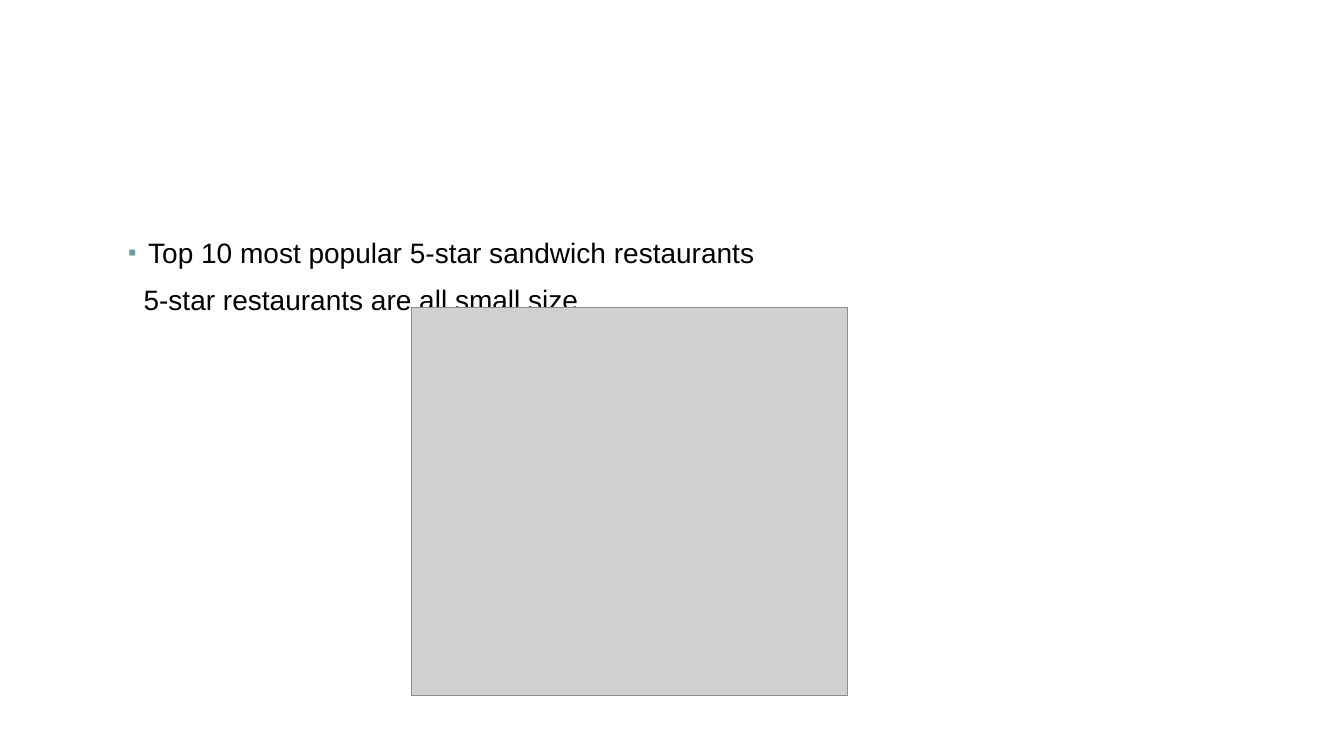
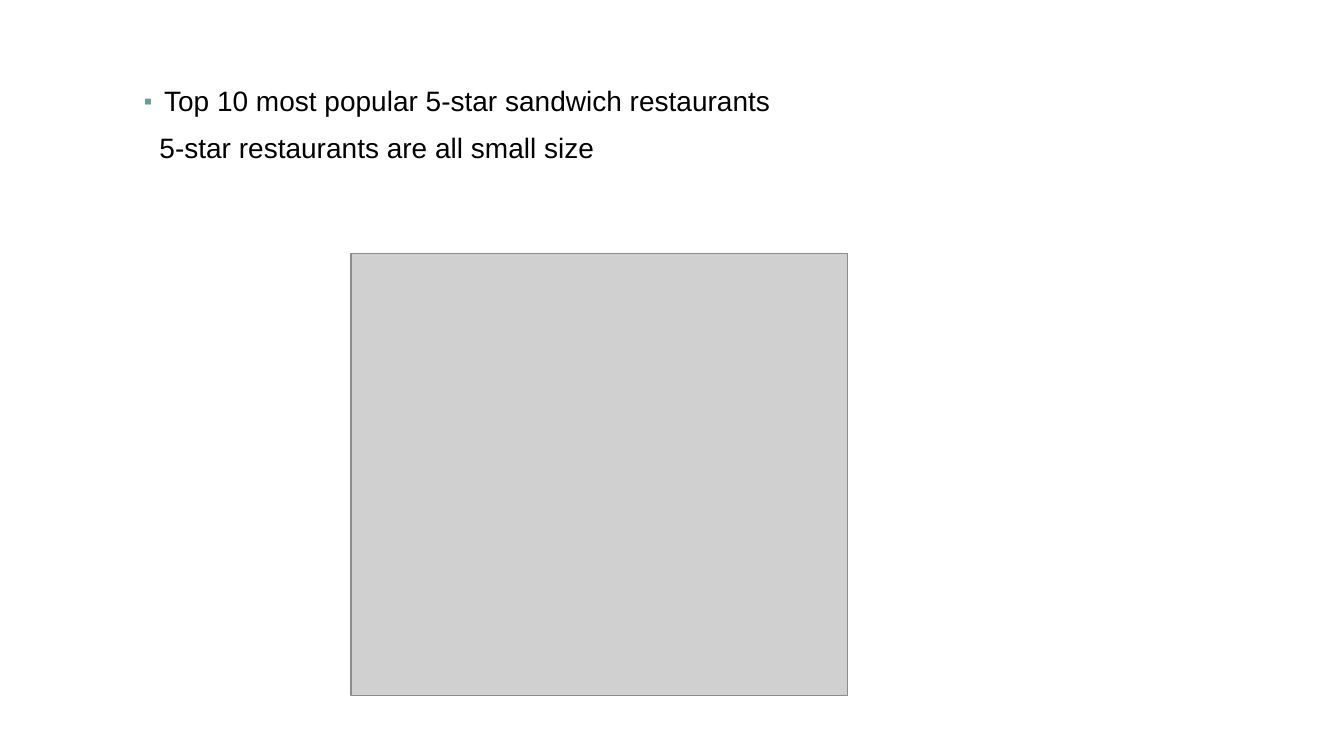
Before and after one commit to oxu2/YelpDataAnalysis, a slide deck: slide 11 of presentationYelpAnalysis.pptx. Drawn at 1344x756 pixels with LibreOffice and Linux fonts; fonts in the diff are those of the drawing; grey boxes stand for pictures; background and template pictures are left out. Boxes give left, top, right and bottom in pixels: in the first picture for what was removed or moved away, otherwise in the second. Text is boxed around its words. In the diff, an @@ line names an element or a change of style, - is before the commit and + after.

```diff
--- a/presentationYelpAnalysis.pptx
+++ b/presentationYelpAnalysis.pptx
@@ text "Top 10 most popular 5-star ...": place and size @@
-text "Top 10 most popular 5-star ..." at <box>144,242,754,311</box>
+text "Top 10 most popular 5-star ..." at <box>159,90,770,159</box>
@@ picture: place and size @@
-picture at <box>412,308,848,696</box>
+picture at <box>351,253,848,696</box>
```
Also in this commit, not shown: 7 other slides changed, 1 slide added, 1 slide removed, 5 other files.
